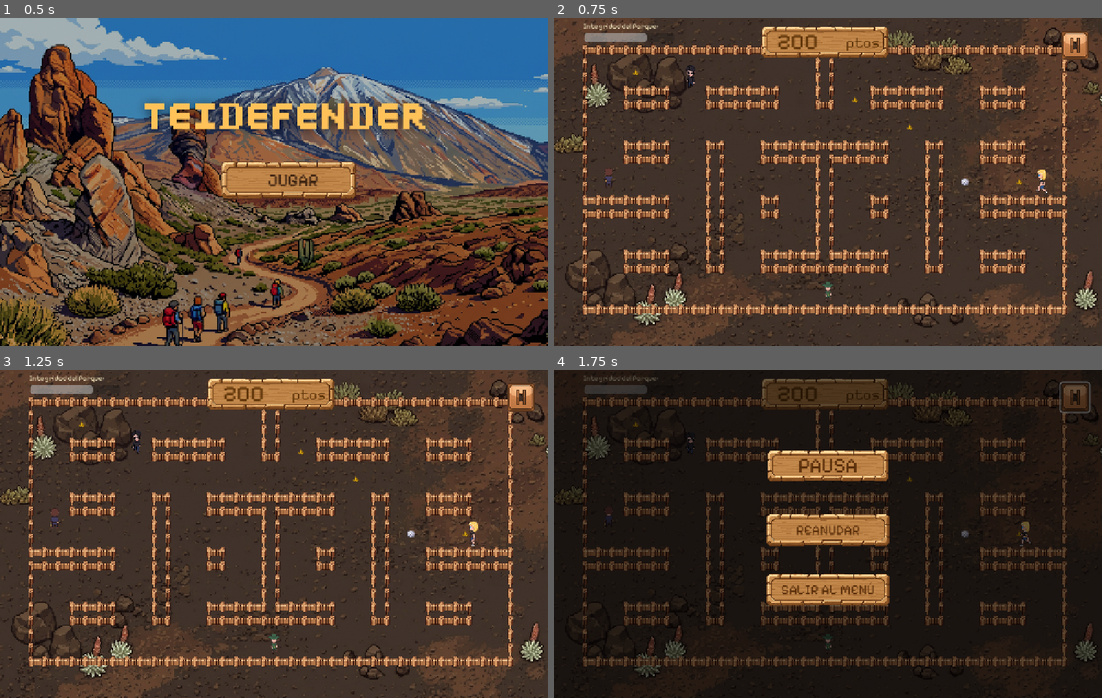
Above: before the commit, frames 1-4 (two rows, left to right).
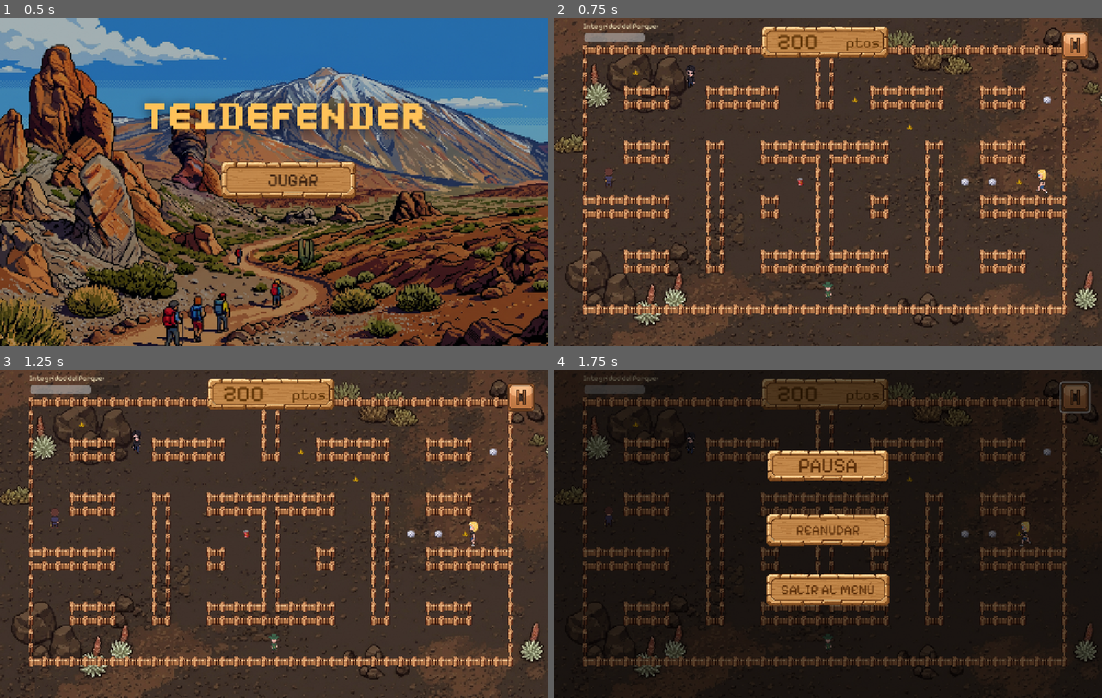
Above: after the commit, the same moments.

Repository: kiaramaldonado/teidefender
Game: Godot game, scene res://escenas/MenuPrincipal.tscn
The game is run twice, just before and just after one commit, with the same random seed, the same clock (stepped at 60 frames per second) and the same inputs. Sound files missing from this copy of the repository are replaced by a short silence.
Inputs (mouse positions are in pixels of both pictures, inside the frame that each line leads up to):
- Up to frame 1 (0.5 s): no input
- Up to frame 2 (0.75 s): click "JUGAR" at 0.5 s
- Up to frame 3 (1.25 s): no input
- Up to frame 4 (1.75 s): click (1074, 396) at 1.25 s

Frame 1 is identical in both runs. In frame 2, less than 0.1% of the frame differs, in the area x 16-91%, y 4-52%; in frame 3, less than 0.1%; in frame 4, less than 0.1%.

Commit message:
fix(balance): more trash, more violets and shorter violet lifetime for richer action

Diff:
--- a/scripts/Homero.gd
+++ b/scripts/Homero.gd
@@ -7,7 +7,7 @@
 # Cada cierto tiempo planta una violeta en la celda donde está.
 
 const VELOCIDAD = 55.0            # más lento que el jugador (80)
-const INTERVALO_VIOLETA = 12.0
+const INTERVALO_VIOLETA = 7.0     # Homero planta más a menudo
 
 var ultima_direccion = "down"
 var timer_violeta = 0.0
--- a/scripts/Mundo.gd
+++ b/scripts/Mundo.gd
@@ -3,7 +3,7 @@
 const BASURA_SCENE = preload("res://escenas/Basura.tscn")
 const BARRAQUITO_SCENE = preload("res://escenas/PowerUpBarraquito.tscn")
 const Maze = preload("res://scripts/Maze.gd")
-const MAX_BASURA = 16  # gran colchón: cada bolsa baja la barra ~6 %
+const MAX_BASURA = 24  # colchón enorme: cada bolsa baja la barra ~4 %
 
 var puntos = 200
 var basura_en_campo = 0
@@ -38,7 +38,7 @@
 	_timer_basura.one_shot = true
 	add_child(_timer_basura)
 	_timer_basura.timeout.connect(_on_timer_basura)
-	_timer_basura.start(randf_range(3.5, 5.0))
+	_timer_basura.start(randf_range(2.0, 3.0))
 
 	_timer_powerup = Timer.new()
 	_timer_powerup.one_shot = true
@@ -66,8 +66,8 @@
 	$BGM.finished.connect(func(): $BGM.play())
 	$BGM.play()
 
-	# Basura inicial: el jugador empieza con varias bolsas a la vista
-	for i in range(5):
+	# Basura inicial abundante: el jugador empieza con acción inmediata
+	for i in range(8):
 		_spawn_basura()
 
 func _process(delta):
@@ -133,10 +133,10 @@
 
 func _on_timer_basura():
 	_spawn_basura()
-	# La presión sube muy despacio: 4 minutos hasta el mínimo, y el mínimo
-	# es 85 % del intervalo base. El ritmo es vivo pero nunca abrumador.
-	var presion = clamp(1.0 - (Time.get_ticks_msec() / 240000.0), 0.85, 1.0)
-	_timer_basura.start(randf_range(3.5, 5.0) * presion)
+	# La presión apenas crece: 4 min hasta el mínimo y el mínimo es 90 %.
+	# Con MAX_BASURA=24, hay margen de sobra incluso a este ritmo.
+	var presion = clamp(1.0 - (Time.get_ticks_msec() / 240000.0), 0.90, 1.0)
+	_timer_basura.start(randf_range(2.0, 3.0) * presion)
 
 func _on_timer_powerup():
 	_spawn_barraquito()
--- a/scripts/VioletaTeide.gd
+++ b/scripts/VioletaTeide.gd
@@ -2,7 +2,7 @@
 
 func _ready():
 	body_entered.connect(_on_body_entered)
-	get_tree().create_timer(5.0).timeout.connect(queue_free)
+	get_tree().create_timer(3.0).timeout.connect(queue_free)
 
 func _on_body_entered(body):
 	if body.name == "Jugador":
